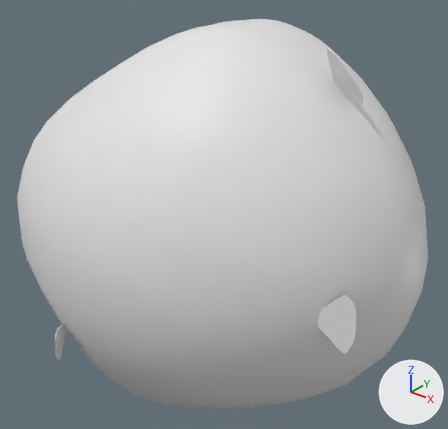
What one commit did to the Blender file Assets/Custom/Geo/Exhibitions/AGI/AGI_Drone.blend.
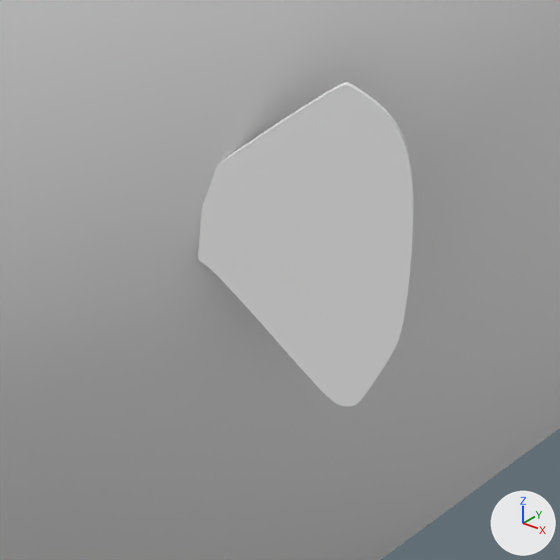
The first picture shows the older version from a 50 mm camera at (1.406, -2.517, 1.159) aimed at (-0.134, -0.592, -0.034). The close-ups show both versions on the part from 63% to 85% of the width and 65% to 89% of the height of that picture; other places that the commit changed are outside them. Arrows for +X, +Y and +Z are at lower right; the lights stay in place.

Script lines for the objects in view, before the commit:
```python
me_agi_drone = bpy.data.meshes.new('AGI_Drone')
me_agi_drone.from_pydata(...)  # 882 vertices, 920 faces; spans x -1.99..-0.01, y 0.0..1.78, z -4.25..-2.77
me_mesh = bpy.data.meshes.new('Mesh')
me_mesh.from_pydata(...)  # 246 vertices, 347 faces, 6 loose edges; spans x -0.001..0.586, y -0.539..0.484, z -0.015..0.0
me_mesh.materials.append(mat_material)  # white #e7e7e7
ob_agi_drone = bpy.data.objects.new('AGI_Drone', me_agi_drone)
ob_agi_drone.location = (0.8047, -4.182, -0.9741)
ob_agi_drone.rotation_mode = 'AXIS_ANGLE'
ob_agi_drone.rotation_axis_angle = (1.571, 1.5, 0.0, 0.0)
ob_curve = bpy.data.objects.new('Curve', me_mesh)
ob_curve.location = (0.6199, -1.0546, 0.0023)
ob_curve.rotation_euler = (-1.508, 3.125, 0.349)  # degrees (-86, 179, 20)
ob_curve.scale = (-0.204, 0.204, 0.204)
```
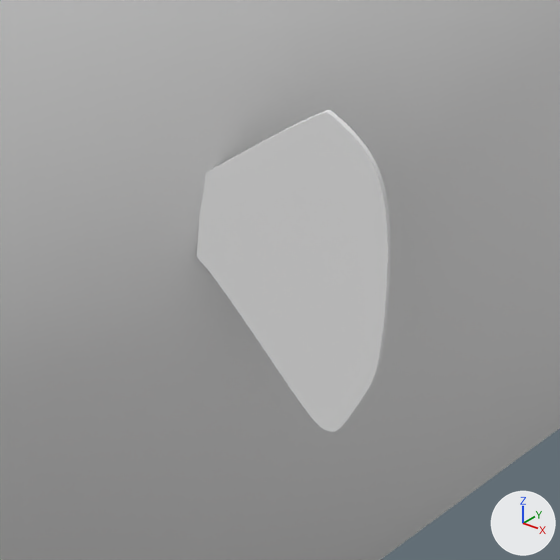
Where the change shows, as pixel boxes [x1, y1, x2, y2] in the close-ups (560 x 560 px):
'Curve', turned
    before: [198, 82, 414, 407]
    after: [197, 110, 390, 432]

What the commit changed:
Object 'Curve' (ob_curve) turns from (-86, 179, 20) to (-90, 179, 0) degrees about x, y and z.
